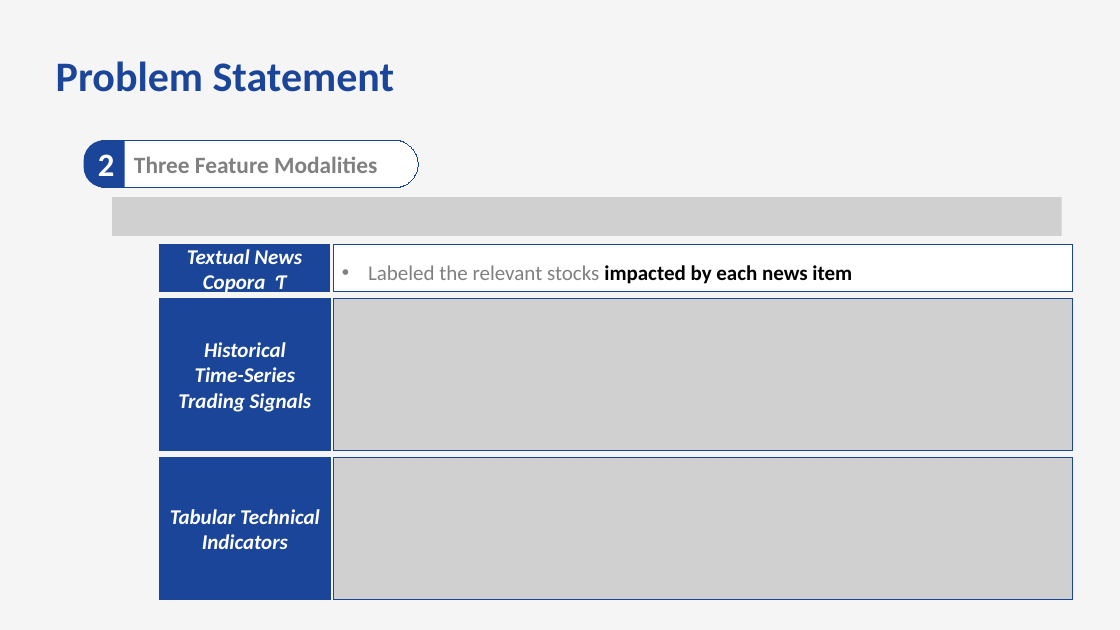
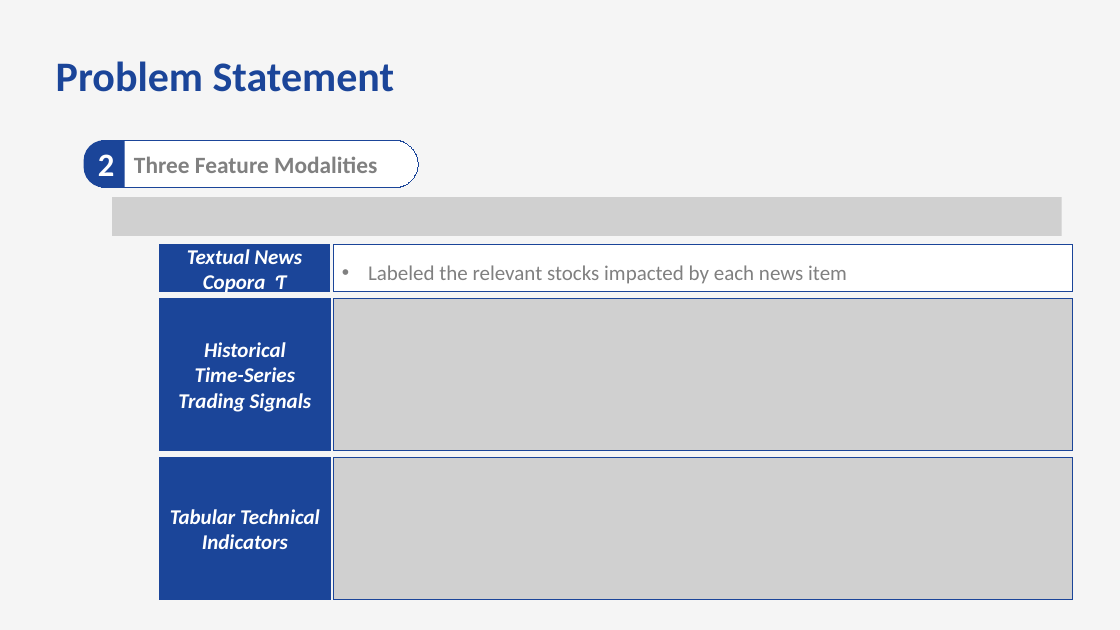
Before and after one commit to bts1991/study, a slide deck: slide 8 of 논문 Review/Others/paper_review.pptx. Drawn at 1120x630 pixels with LibreOffice and Linux fonts; fonts in the diff are those of the drawing; grey boxes stand for pictures. Boxes give left, top, right and bottom in pixels: in the first picture for what was removed or moved away, otherwise in the second. Text is boxed around its words. In the diff, an @@ line names an element or a change of style, - is before the commit and + after.

```diff
--- a/논문 Review/Others/paper_review.pptx
+++ b/논문 Review/Others/paper_review.pptx
@@ rectangle "Labeled the relevant stocks impacted ..." at bbox=[334, 245, 1073, 292]: text colour #000000 to #808080, bold off in "impacted by each news item" @@
```
Also in this commit, not shown: 13 other slides changed, 1 other file.
